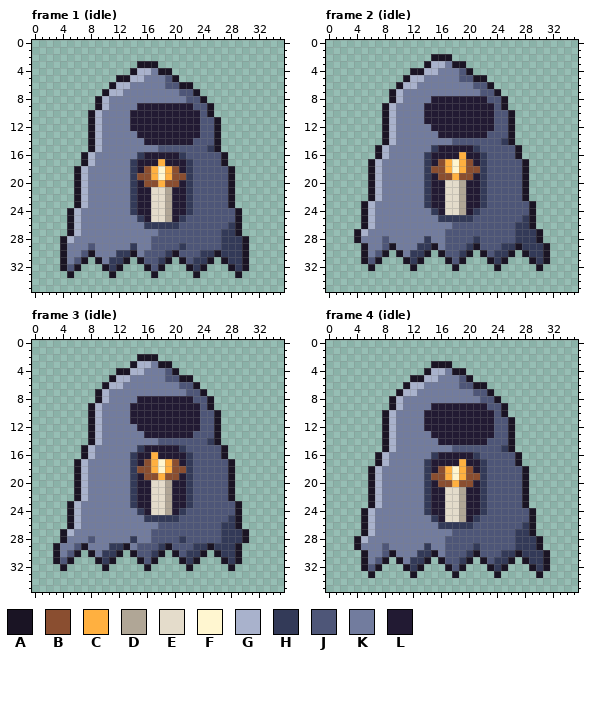
Two versions of one pixel-art file, tools/art/creatures/hollowkin/hollowkin.aseprite. Above: the version before the commit.
36x36 pixels, 29 frames. Shown: frame 1 (idle), frame 2 (idle), frame 3 (idle), frame 4 (idle). The commit also changed other frames, which this record leaves out.
Visible layers, top first: "glow", "leds", "corpo".
Palette (. is transparent): A #1a1424  B #8a4e30  C #ffb040  D #b0a696  E #e4dccb  F #fff6d0  G #a9b2cc  H #333a58  J #4e5678  K #727c9e  L #221a33
Pixels before, frame 1 (idle), first column x 4:
 3 ...........AAA.............
 4 ..........AGGKAA...........
 5 ........AAGGKKKJA..........
 6 .......AGGKKKKKJJAA........
 7 ......AGGKKKKKKKKJJA.......
 8 .....AGKKKKKKKKKKKJJA......
 9 .....AGKKKKLLLLLLLLJJA.....
10 ....AGKKKKLLLLLLLLLLJA.....
11 ....AGKKKKLLLLLLLLLLJJA....
12 ....AGKKKKLLLLLLLLLLJJA....
13 ....AGKKKKKLLLLLLLLLJJA....
14 ....AGKKKKKKLLLLLLLJJJA....
15 ....AGKKKKKKKKJJJJJJJHA....
16 ...AGKKKKKKHLLLLLHJJJJJA...
17 ...AGKKKKKHLLLCLLLHJJJJA...
18 ..AGKKKKKKHLBCFCBLHJJJJJA..
19 ..AGKKKKKKHBBCFCBBHJJJJJA..
20 ..AGKKKKKKHLBBCBBLHJJJJJA..
21 ..AGKKKKKKHLLEEDLLHJJJJJA..
22 ..AGKKKKKKHLLEEDLLHJJJJJA..
23 ..AGKKKKKKHLLEEDLLHJJJJJA..
24 .AGKKKKKKKHLLEEDLLHJJJJJJA.
25 .AGKKKKKKKKHLEEDLHJJJJJJJA.
26 .AGKKKKKKKKKHHHHHJJJJJJJHA.
27 .AGKKKKKKKKKKKJJJJJJJJJHHA.
28 AGKKKKKKKKKKKJJJJJJJJJJHHHA
29 AKKKJKKKKKHKKJJJJHJJJJJHHHA
30 AKKJAKKKHHAKJJJHAJJJHHAHHHA
31 AKJA.AKHHA.AJJHA.AJHHA.AHHA
32 AJA...AHA...AJA...AHA...AHA
33 .A.....A.....A.....A.....A.
Pixels before, frame 2 (idle), first column x 4:
 2 ...........AAA..............
 3 ..........AGGKAA............
 4 ........AAGGKKKJA...........
 5 .......AGGKKKKKJJAA.........
 6 ......AGGKKKKKKKKJJA........
 7 .....AGKKKKKKKKKKKJJA.......
 8 .....AGKKKKLLLLLLLLJJA......
 9 ....AGKKKKLLLLLLLLLLJA......
10 ....AGKKKKLLLLLLLLLLJJA.....
11 ....AGKKKKLLLLLLLLLLJJA.....
12 ....AGKKKKKLLLLLLLLLJJA.....
13 ....AGKKKKKKLLLLLLLJJJA.....
14 ....AGKKKKKKKKJJJJJJJHA.....
15 ...AGKKKKKKHLLLLLHJJJJJA....
16 ...AGKKKKKHLLLLCLLHJJJJA....
17 ..AGKKKKKKHLBCFCBLHJJJJJA...
18 ..AGKKKKKKHBBCFCBBHJJJJJA...
19 ..AGKKKKKKHLBBCBBLHJJJJJA...
20 ..AGKKKKKKHLLEEDLLHJJJJJA...
21 ..AGKKKKKKHLLEEDLLHJJJJJA...
22 ..AGKKKKKKHLLEEDLLHJJJJJA...
23 .AGKKKKKKKHLLEEDLLHJJJJJJA..
24 .AGKKKKKKKKHLEEDLHJJJJJJJA..
25 .AGKKKKKKKKKHHHHHJJJJJJJHA..
26 .AGKKKKKKKKKKKJJJJJJJJJHHA..
27 AGKKKKKKKKKKKJJJJJJJJJJHHHA.
28 AKKKJKKKKKHKKJJJJHJJJJJHHHA.
29 .AKKJAKKKHHAKJJJHAJJJHHAHHHA
30 .AKJA.AKHHA.AJJHA.AJHHA.AHHA
31 .AJA...AHA...AJA...AHA...AHA
32 ..A.....A.....A.....A.....A.
Pixels before, frame 3 (idle), first column x 3:
 2 ............AAA.............
 3 ...........AGGKAA...........
 4 .........AAGGKKKJA..........
 5 ........AGGKKKKKJJAA........
 6 .......AGGKKKKKKKKJJA.......
 7 ......AGKKKKKKKKKKKJJA......
 8 ......AGKKKKLLLLLLLLJJA.....
 9 .....AGKKKKLLLLLLLLLLJA.....
10 .....AGKKKKLLLLLLLLLLJJA....
11 .....AGKKKKLLLLLLLLLLJJA....
12 .....AGKKKKKLLLLLLLLLJJA....
13 .....AGKKKKKKLLLLLLLJJJA....
14 .....AGKKKKKKKKJJJJJJJHA....
15 ....AGKKKKKKHLLLLLHJJJJJA...
16 ....AGKKKKKHLLCLLLLHJJJJA...
17 ...AGKKKKKKHLBCFCBLHJJJJJA..
18 ...AGKKKKKKHBBCFCBBHJJJJJA..
19 ...AGKKKKKKHLBBCBBLHJJJJJA..
20 ...AGKKKKKKHLLEEDLLHJJJJJA..
21 ...AGKKKKKKHLLEEDLLHJJJJJA..
22 ...AGKKKKKKHLLEEDLLHJJJJJA..
23 ..AGKKKKKKKHLLEEDLLHJJJJJJA.
24 ..AGKKKKKKKKHLEEDLHJJJJJJJA.
25 ..AGKKKKKKKKKHHHHHJJJJJJJHA.
26 ..AGKKKKKKKKKKKJJJJJJJJJHHA.
27 .AGKKKKKKKKKKKJJJJJJJJJJHHHA
28 .AKKKJKKKKKHKKJJJJHJJJJJHHHA
29 AKKJAKKKHHAKJJJHAJJJHHAHHHA.
30 AKJA.AKHHA.AJJHA.AJHHA.AHHA.
31 AJA...AHA...AJA...AHA...AHA.
32 .A.....A.....A.....A.....A..
Pixels before, frame 4 (idle), first column x 4:
 3 ...........AAA..............
 4 ..........AGGKAA............
 5 ........AAGGKKKJA...........
 6 .......AGGKKKKKJJAA.........
 7 ......AGGKKKKKKKKJJA........
 8 .....AGKKKKKKKKKKKJJA.......
 9 .....AGKKKKLLLLLLLLJJA......
10 ....AGKKKKLLLLLLLLLLJA......
11 ....AGKKKKLLLLLLLLLLJJA.....
12 ....AGKKKKLLLLLLLLLLJJA.....
13 ....AGKKKKKLLLLLLLLLJJA.....
14 ....AGKKKKKKLLLLLLLJJJA.....
15 ....AGKKKKKKKKJJJJJJJHA.....
16 ...AGKKKKKKHLLLLLHJJJJJA....
17 ...AGKKKKKHLLLLCLLHJJJJA....
18 ..AGKKKKKKHLBCFCBLHJJJJJA...
19 ..AGKKKKKKHBBCFCBBHJJJJJA...
20 ..AGKKKKKKHLBBCBBLHJJJJJA...
21 ..AGKKKKKKHLLEEDLLHJJJJJA...
22 ..AGKKKKKKHLLEEDLLHJJJJJA...
23 ..AGKKKKKKHLLEEDLLHJJJJJA...
24 .AGKKKKKKKHLLEEDLLHJJJJJJA..
25 .AGKKKKKKKKHLEEDLHJJJJJJJA..
26 .AGKKKKKKKKKHHHHHJJJJJJJHA..
27 .AGKKKKKKKKKKKJJJJJJJJJHHA..
28 AGKKKKKKKKKKKJJJJJJJJJJHHHA.
29 AKKKJKKKKKHKKJJJJHJJJJJHHHA.
30 .AKKJAKKKHHAKJJJHAJJJHHAHHHA
31 .AKJA.AKHHA.AJJHA.AJHHA.AHHA
32 .AJA...AHA...AJA...AHA...AHA
33 ..A.....A.....A.....A.....A.
The result:
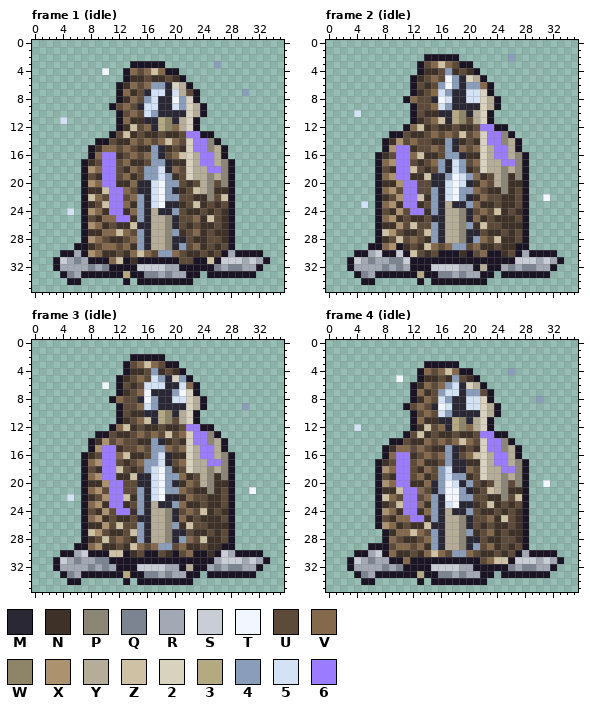
Colours new in this view: M #2b2836  N #3e3128  P #8c8676  Q #7c8492  R #a2a9b4  S #c9ced6  T #f2f7ff  U #5e4a38  V #85694c  W #8e8468  X #ad9270  Y #b5ad98  Z #cfc2a4  2 #d9d2be  3 #b5a982  4 #8a9dba  5 #d3e2f4  6 #9b7bff
Difference:
Changed rows in their new state; - is an unchanged pixel.
Frame 1 (idle), layers "glow", "leds", "corpo":
first column x 3:
 3 -----------A---A-------4-------
 4 -------T--AVUVZV-A-------------
 5 ---------.-NNUNNUNA------------
 6 --------.ANVUV44M2Y------------
 7 -------..AVNUM55M5YU-------4---
 8 ------...ANVU45MMT42A.---------
 9 ------..AUVUM55MM542YA.--------
10 -----....AUVU54MMMM2YA.--------
11 -5---....AVNNMM3WMY2A...-------
12 -----....ANZUVM3WVY2A...-------
13 -----...AUZNUNNUNNU66AA.-------
14 -----.AAUNNVUVUVZVU266P--------
15 ------NVVUVUNN4MNUN266PYA------
16 ----.AV66NUVUV4MUVZ2Y66Y-------
17 -----NU66UVNNU44MNN2Y66YPA-----
18 ---.AXV66UNVU445MVU2YY66P------
19 ---.AUN66UVNU4454NU2YYPYP------
20 ---.AXV66NNVMM5T44UNUYPUP------
21 ---.ANNZ66VUMM5T4MNUZYPNN------
22 ---.AZVU66UV4M5T44UUNNPUZ------
23 ---.ANUZ66VN4M5TMMNUZNUNU------
24 --5.AXVN66NV4MYMM4UNNUNUNA.----
25 --..AUNVV66N4MYYPMUUVNZUNA.----
26 --..AXVNUNNZMMYYPMUNUNNUNA.----
27 --..ANNVVZVU4MYYP4NUVNUNNA.----
28 -...AXVUNNUV4MYYPMMUNNUUNA..---
29 -..AANUVVUVN4MYYPM4UVNUNUA..---
30 --ARAXVNNUNVZVU44VUNNUNUARA-AA-
31 ASRQRA-AVZ-N-AAA-AUUAAZASSSRSRA
32 ARRRRQRQA-AASSSSRRA-A-AQRQQRRA-
33 -AQRAAAA-A3AAQQRQRRA--AAAA-AA--
34 --AA------A-AAAAAAAA-----------
Frame 2 (idle), layers "glow", "leds", "corpo":
first column x 3:
 2 -----------A---A-------4-------
 3 ----------AUVZVU-A-------------
 4 ---------.-NNU4NUNA------------
 5 --------.ANUVUT4M2Y------------
 6 -------..AUNU4T4M44V-----------
 7 ------...ANUV54MM552A.---------
 8 ------..AVUUMT5MM552YA.--------
 9 -----....AUUV54MMMM2YA.--------
10 -5---....AUNNMM3WMY2A...-------
11 -----....ANUVZM3WUY2A...-------
12 -----...AVZNUNNUNNU66AA.-------
13 -----.AAUNNUVUVUZUV266P--------
14 ------NXUVUUNN4MNUN266PYA------
15 ----.AX66NUUVU4MVUV2Y66Y-------
16 -----NU66VZNNU44MNN2Y66YPA-----
17 ---.AVX66UNUV4M54UV2YY66P------
18 ---.AUN66ZUNU4M54NU2YYPYP------
19 ---.AVX66NNZMM4T54VNUYPNP------
20 ---.ANNX66UUMM5T5MNVUYPNN------
21 ---.AVXU66UU4M5T44VUNNPNU------
22 ---.ANUX66ZN4M5T4MNVUUNNU---T--
23 --5.AVXN66NU4MYMM4VNNUNNUA.----
24 --..AUNXU66N4MYYPMUVUZNUNA.----
25 --..AVXNUNNUMMYYPMVNUNNNUA.----
26 --..ANNXUZUU4MYYP4NZUUNNNA.----
27 -...AZXUNNUZ4MYYPMMUNNUNUA..---
28 -...ANUZUVUN4MYYPM4VUZNNUA..---
29 --.AAVXANUNZVUV44UVNNUNN-A...--
30 -A-RS-ASAZUNU-AAN-UVAANUARAA-A-
31 ASRQRRQQSA-AAA-A-AAA-A-ASSSRSRA
32 ARRRRQRQR-AASSSSRRAYA-RQRQQRRA-
33 -AQRAAAAAA3AAQQRQRRAA-AAAAAAA--
34 --AA------A-AAAAAAAA-----------
Frame 3 (idle), layers "glow", "leds", "corpo":
first column x 3:
 2 -----------A---A---------------
 3 ----------AUVZVU-A-------------
 4 ---------.-NNU4NUNA------------
 5 --------.ANUVU54M24------------
 6 -------T.AUNU555MM5V-----------
 7 ------...ANUVTMMM4T2A.---------
 8 ------..AVUUMT4MM552YA.--------
 9 -----....AUUV54MMMM2YA.----4---
10 -----....AUNNMM3WMY2A...-------
11 -----....ANUVZM3WUY2A...-------
12 -----...AVZNUNNUNNU66AA.-------
13 -----.AAUNNUVUVUZUV266P--------
14 ------NXUVUUNN4MNUN266PYA------
15 ----.AX66NUUVU44VUV2Y66Y-------
16 -----NU66VZNNU45MNN2Y66YPA-----
17 ---.AVX66UNUV445MUV2YY66P------
18 ---.AUN66ZUNU45T4NU2YYPYP------
19 ---.AVX66NNZMM5T44VNUYPNP------
20 ---.ANNX66UUMM5T4MNVUYPNN------
21 ---.AVXU66UU4M5T44VUNNPNU---T--
22 --5.ANUX66ZN4M5TMMNVUUNNU------
23 --..AVXN66NU4MYMM4VNNUNNUA.----
24 --..AUNXU66N4MYYPMUVUZNUNA.----
25 --..AVXNUNNUMMYYPMVNUNNNUA.----
26 --..ANNXUZUU4MYYP4NZUUNNNA.----
27 -...AZXUNNUZ4MYYPMMUNNUNUA..---
28 -...ANUZUVUN4MYYPM4VUZNNUA..---
29 ...A-VXNNUNZVUV44UVNNUNNAA.----
30 .AARS-AAZZANUAAUN-UVA-N-SR-AAA-
31 -SRQRRQQ-AAA-A-AAA-A-AARSSSRSRA
32 ARRRRQRQRAAASSSSRRAYAARQRQQRRA-
33 -AQRAAAAAA3AAQQRQRRAA-AAAAAAA--
34 --AA------A-AAAAAAAA-----------
Frame 4 (idle), layers "glow", "leds", "corpo":
first column x 3:
 3 -----------A---A---------------
 4 ----------AVUVZV-A-----4-------
 5 -------T-.-NNUN4UNA------------
 6 --------.ANVUV45M2Y------------
 7 -------..AVNU455M44U-----------
 8 ------...ANVU54MM552A.-----4---
 9 ------..AUVUMT5MM552YA.--------
10 -----....AUVU54MMMM2YA.--------
11 -----....AVNNMM3WMY2A...-------
12 -5---....ANZUVM3WVY2A...-------
13 -----...AUZNUNNUNNU66AA.-------
14 -----.AAUNNVUVUVZVU266P--------
15 ------NVVUVUNN4MNUN266PYA------
16 ----.AV66NUVUV4MUVZ2Y66Y-------
17 -----NU66UVNNU4MMNN2Y66YPA-----
18 ---.AXV66UNVU45MMVU2YY66P------
19 ---.AUN66UVNU4544NU2YYPYP------
20 ---.AXV66NNVM4T5M4UNUYPUP---T--
21 ---.ANNZ66VUM4TT4MNUZYPNN------
22 ---.AZVU66UV4MTT44UUNNPUZ------
23 ---.ANUZ66VN4M5TMMNUZNUNU------
24 --..AXVN66NV4MYMM4UNNUNUNA.----
25 --..AUNVV66N4MYYPMUUVNZUNA.----
26 --..AXVNUNNZMMYYPMUNUNNUNA.----
27 --...ANVVZVU4MYYP4NUVNUNNA.----
28 -....AVUNNUV4MYYPMMUNNUUNA..---
29 -..AAAUVVUVN4MYYPM4UVNUNUA..---
30 -A-RSAVNNUNVZVU44VUNNUNU-RAA-A-
31 ASRQRRA-VAA-A-AAA-AUVZZ-SSSRSRA
32 ARRRRQRQ-A-ASSSSRRAA-A-QRQQRRA-
33 -AQRAAAAA-3AAQQRQRRAA.AAAAA-A--
34 --AA------A-AAAAAAAA-----------
Pixel boxes of the changes (left, top, right, bottom) in both pictures:
changed: (53, 61, 270, 285)
changed: (347, 54, 564, 285)
changed: (53, 354, 270, 585)
changed: (347, 361, 564, 585)
